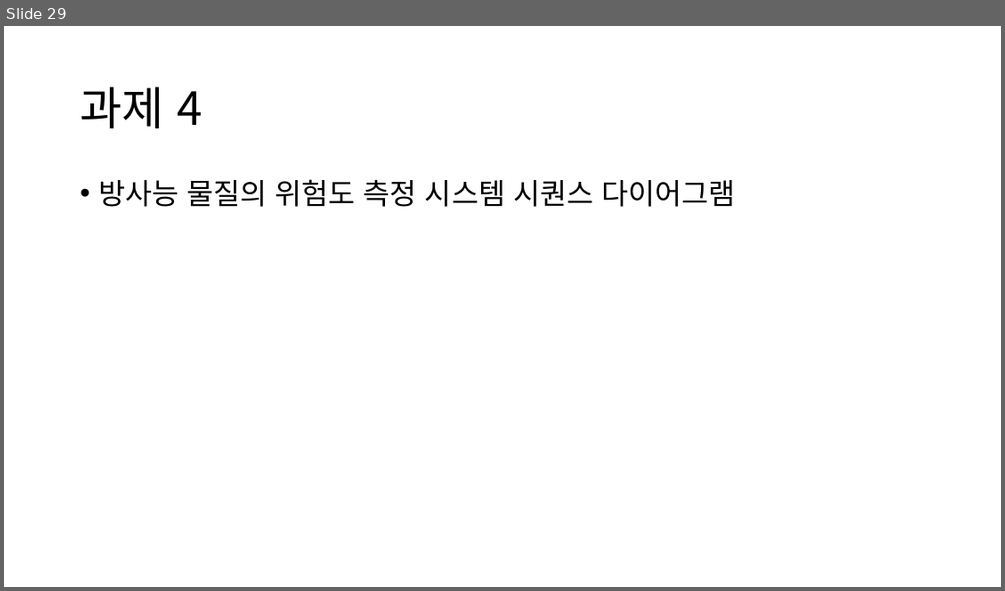
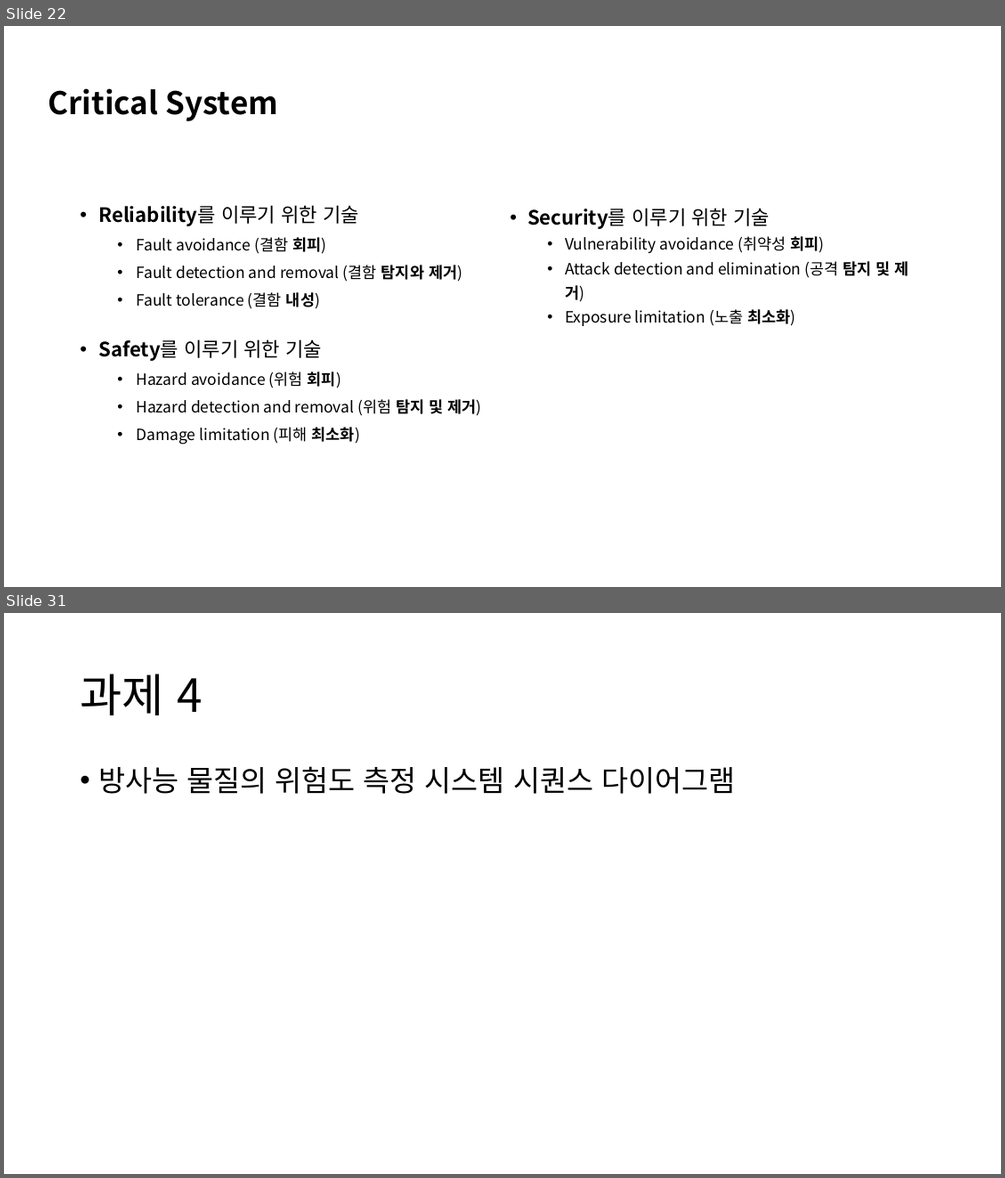
Before and after one commit to TUK-pedestrianSafety/document, a slide deck: ppt/소프트웨어 응용설계 발표자료.pptx. Shown one above the other, each under a label of ours: slide 29 before the commit, slides 22 and 31 after it; the slides between them are not shown. The pictures are 1005x591 and 1005x1178 pixels, drawn with LibreOffice and Linux fonts; fonts in the diff are those of the drawing. Boxes give left, top, right and bottom in pixels: in the first picture for what was removed or moved away, otherwise in the second. Text is boxed around its words. In the diff, an @@ line names an element or a change of style, - is before the commit and + after.

```diff
--- a/ppt/소프트웨어 응용설계 발표자료.pptx
+++ b/ppt/소프트웨어 응용설계 발표자료.pptx
@@ slide 22 added at (x1=4, y1=26, x2=1001, y2=587), background #FFFFFF @@
@@ text added at (x1=48, y1=88, x2=279, y2=121), 30 pt, text #000000, bold @@
+Critical System
@@ text added at (x1=98, y1=205, x2=482, y2=444), 15 pt, text #000000 @@
+• Reliability를 이루기 위한 기술
+  • Fault avoidance (결함 회피)
+  • Fault detection and removal (결함 탐지와 제거)
+  • Fault tolerance (결함 내성)
+• Safety를 이루기 위한 기술
+  • Hazard avoidance (위험 회피)
+  • Hazard detection and removal (위험 탐지 및 제거)
+  • Damage limitation (피해 최소화)
@@ text added at (x1=527, y1=208, x2=909, y2=326), 15 pt, text #000000 @@
+• Security를 이루기 위한 기술
+  • Vulnerability avoidance (취약성 회피)
+  • Attack detection and elimination (공격 탐지 및 제거)
+  • Exposure limitation (노출 최소화)
@@ what was slide 29 is now slide 31 @@
```
Also in this commit, not shown: 19 slides changed, 9 other slides added, 8 slides removed.
